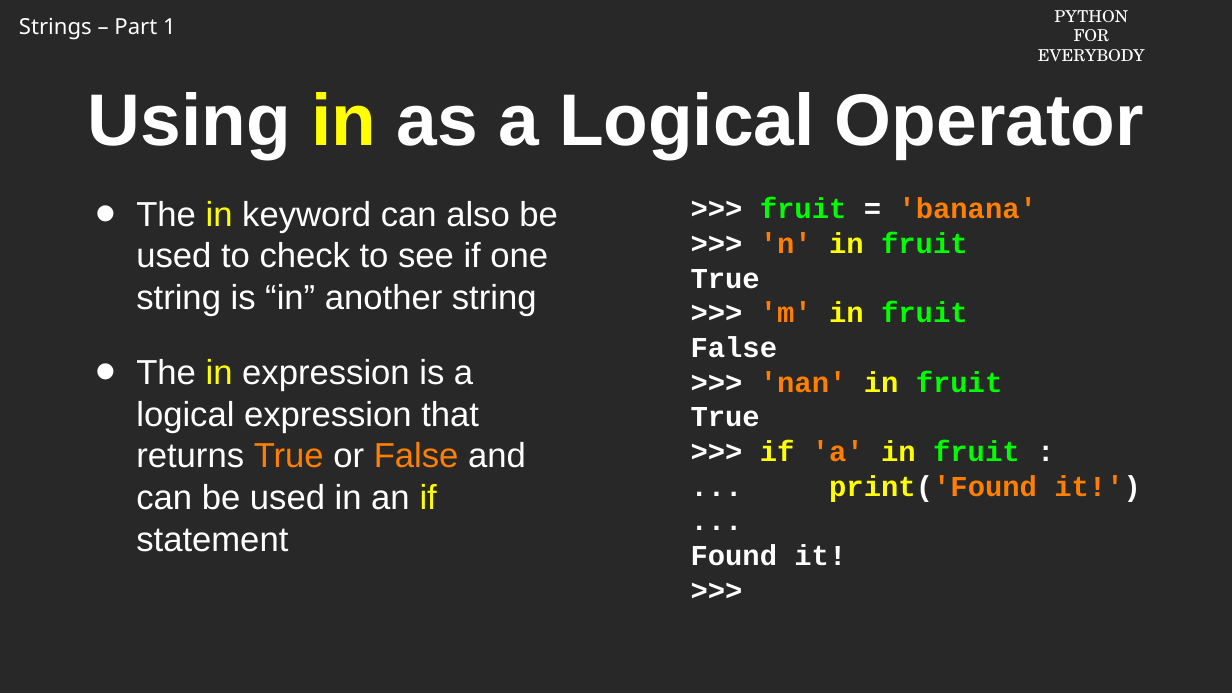
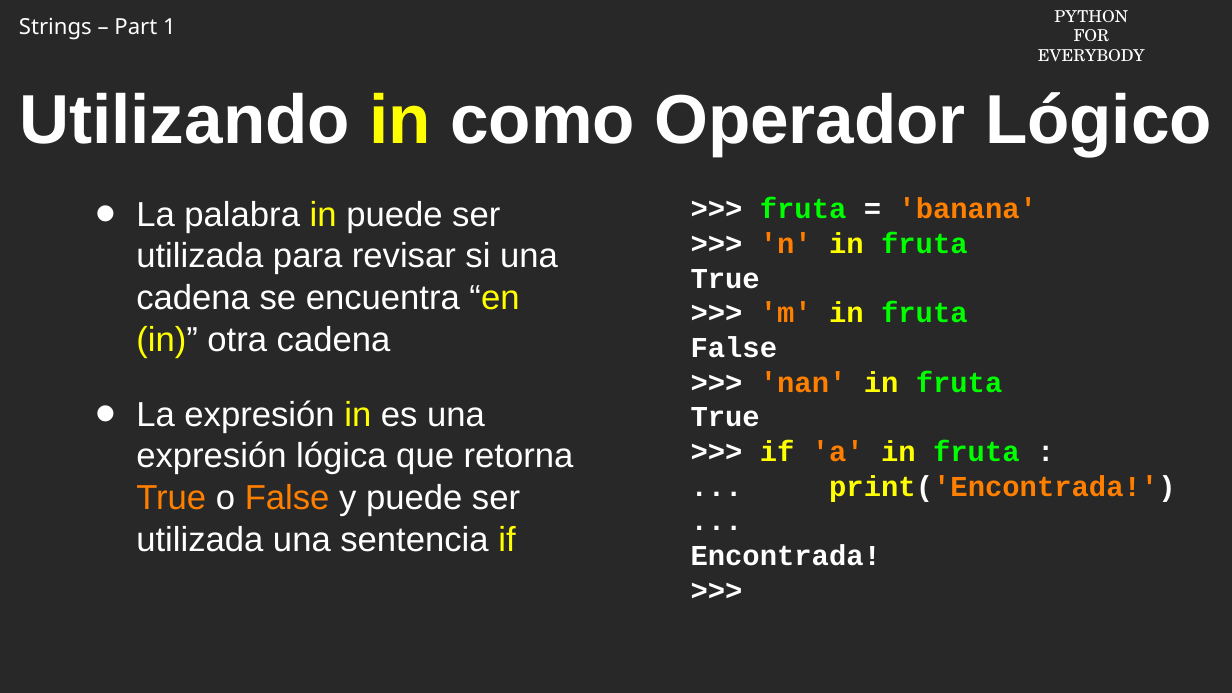
Before and after one commit to csev/py4e, a slide deck: slide 2 of ai/6.2.pptx. Drawn at 1232x693 pixels with LibreOffice and Linux fonts; fonts in the diff are those of the drawing; background and template pictures are left out. Boxes give left, top, right and bottom in pixels: in the first picture for what was removed or moved away, otherwise in the second. Text is boxed around its words. In the diff, an @@ line names an element or a change of style, - is before the commit and + after.

```diff
--- a/ai/6.2.pptx
+++ b/ai/6.2.pptx
@@ title at (19,92,1212,156): text changed; size 76 to 72 pt @@
-Using in as a Logical Operator
+Utilizando in como Operador Lógico
@@ text at (136,201,574,552): text changed @@
-• The in keyword can also be used to check to see if one string is “in” another string
-• The in expression is a logical expression that returns True or False and can be used in an if statement
+• La palabra in puede ser utilizada para revisar si una cadena se encuentra “en (in)” otra cadena
+• La expresión in es una expresión lógica que retorna True o False y puede ser utilizada una sentencia if
@@ text at (760,198,1037,254): text changed @@
->>> fruit = 'banana'
->>> 'n' in fruit
+>>> fruta = 'banana'
+>>> 'n' in fruta
@@ text at (760,302,968,323): text changed @@
->>> 'm' in fruit
+>>> 'm' in fruta
@@ text at (760,371,1003,393): text changed @@
->>> 'nan' in fruit
+>>> 'nan' in fruta
@@ text at (760,441,1176,502): text changed @@
->>> if 'a' in fruit :
-... print('Found it!')
+>>> if 'a' in fruta :
+... print('Encontrada!')
@@ text at (691,544,882,566): text changed @@
-Found it!
+Encontrada!
```
Also in this commit, not shown: 13 other slides changed, 1 slide added, 1 slide removed.
